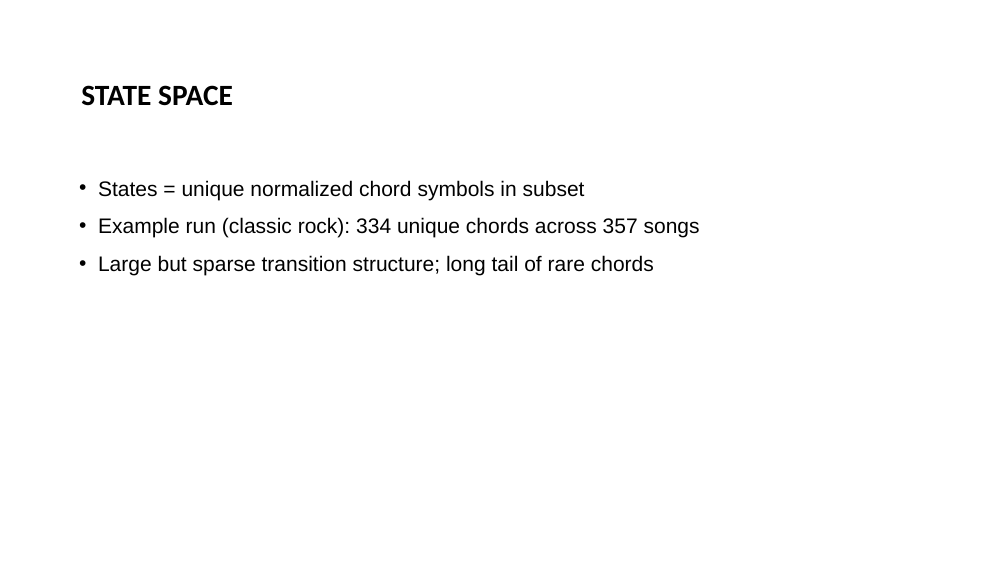
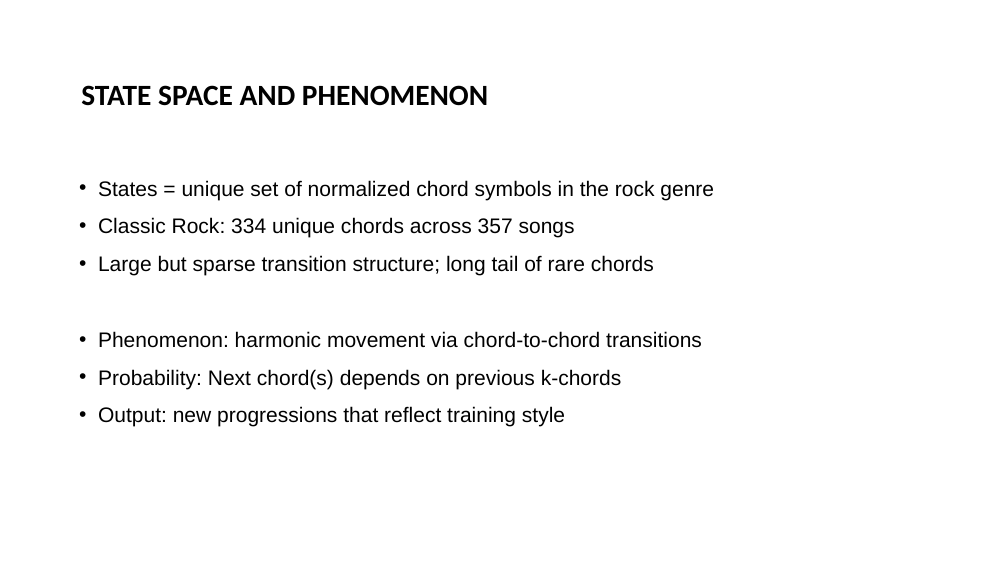
Before and after one commit to andersone17/MARKOV_MUSIC_GENERATOR, a slide deck: slide 4 of C2_Markov_Music_Generator_Presentation.pptx (slide 6 before the commit). Drawn at 1008x567 pixels with LibreOffice and Linux fonts; fonts in the diff are those of the drawing; background and template pictures are left out. Boxes give left, top, right and bottom in pixels: in the first picture for what was removed or moved away, otherwise in the second. Text is boxed around its words. In the diff, an @@ line names an element or a change of style, - is before the commit and + after.

```diff
--- a/C2_Markov_Music_Generator_Presentation.pptx
+++ b/C2_Markov_Music_Generator_Presentation.pptx
@@ title at box(81, 85, 488, 106): text changed @@
-STATE SPACE
+STATE SPACE AND PHENOMENON
@@ text at box(98, 180, 714, 238): text changed @@
-• States = unique normalized chord symbols in subset
-• Example run (classic rock): 334 unique chords across 357 songs
+• States = unique set of normalized chord symbols in the rock genre
+• Classic Rock: 334 unique chords across 357 songs
@@ text at box(98, 331, 702, 427): paragraphs added @@
+• Phenomenon: harmonic movement via chord-to-chord transitions
+• Probability: Next chord(s) depends on previous k-chords
+• Output: new progressions that reflect training style
```
Also in this commit, not shown: 4 other slides changed, 2 slides added, 7 slides removed.
